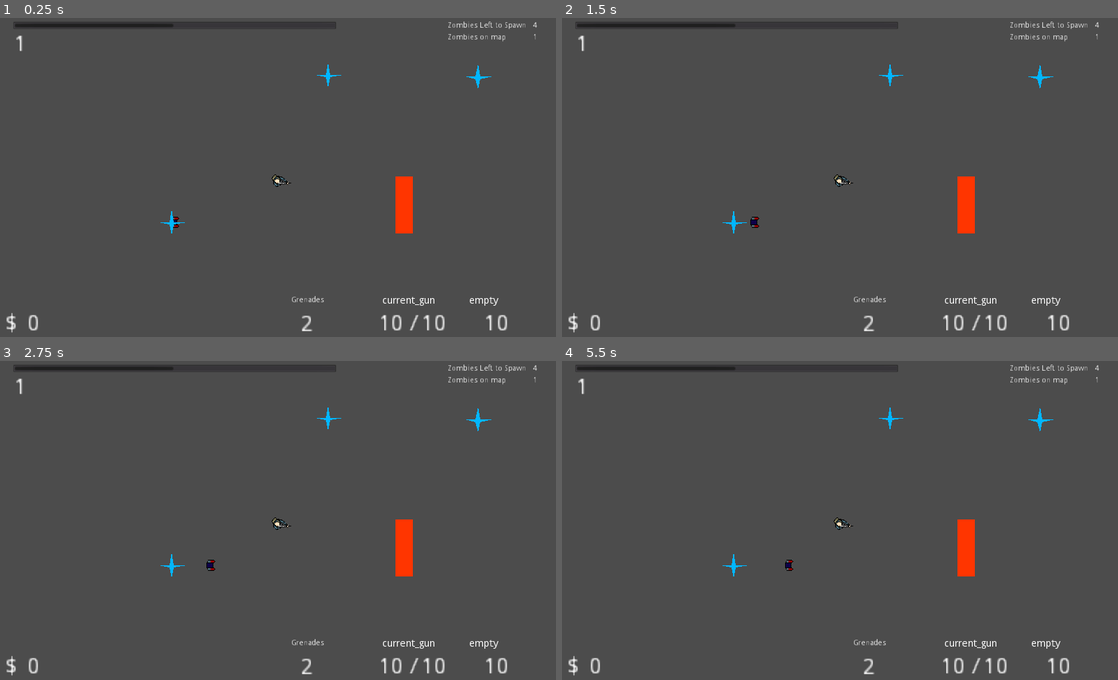
Above: before the commit, frames 1-4 (two rows, left to right).
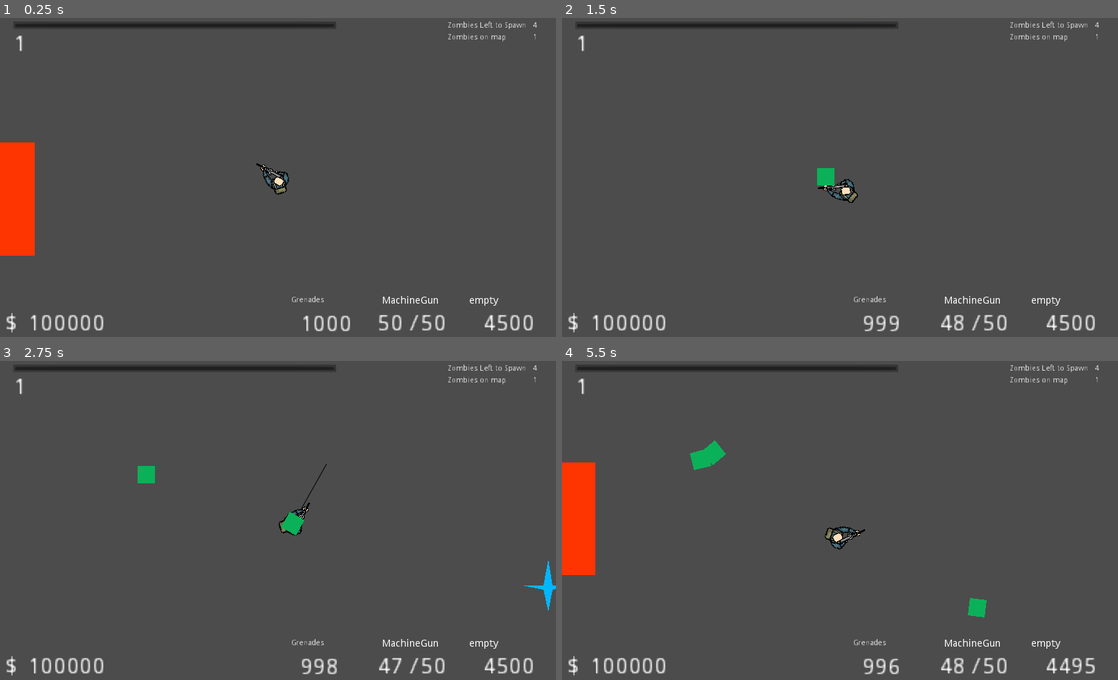
Above: after the commit, the same moments.

Repository: seffa1/ZombieGame
Game: Godot game, scene res://world.tscn
Same seed, same stepped clock (60 frames per second), same inputs: the game is played once before the commit and once after it.
Inputs (mouse positions are in pixels of both pictures, inside the frame that each line leads up to):
- Up to frame 1 (0.25 s): no input
- Up to frame 2 (1.5 s): move the mouse to (962, 164) at 0.52 s; hold D (right) 0.53-1.28 s; hold Space (grenade, bound only after the commit) 0.53-1.28 s; click (962, 164) at 0.67 s; tap G (grenade, bound only before the commit) at 0.8, 1.35 s; move the mouse to (728, 196) at 1.27 s; hold S (down) from 1.28 s (still down); click (728, 196) at 1.42 s
- Up to frame 3 (2.75 s): tap 1 (switch_weapons) at 1.55, 2.1 s; move the mouse to (333, 453) at 2.02 s; release S (down) at 2.03 s; hold D (right) from 2.03 s (still down); hold Space (grenade, bound only after the commit) from 2.03 s (still down); click (333, 453) at 2.17 s
- Up to frame 4 (5.5 s): move the mouse to (812, 590) at 2.77 s; release D (right) at 2.78 s; release Space (grenade, bound only after the commit) at 2.78 s; hold W (up) 2.78-3.53 s; click (812, 590) at 2.85 s; tap G (grenade, bound only before the commit) at 3.05, 4.35, 5.3 s; move the mouse to (1006, 571) at 3.52 s; hold Space (grenade, bound only after the commit) 3.53-4.28 s; hold A (left) 3.53-5.03 s; click (1006, 571) at 3.67 s; tap 1 (switch_weapons) at 3.8 s; tap R (reload) at 4.15 s; move the mouse to (673, 475) at 4.27 s; click (673, 475) at 4.42 s; tap Space (grenade, bound only after the commit) at 4.55 s; move the mouse to (867, 523) at 5.02 s; hold S (down) from 5.03 s (still down); hold E (interact) from 5.03 s (still down); click (867, 523) at 5.17 s

The runs differ from the first frame. In frame 1, 4.4% of the frame differs, in the area x 0-96%, y 1-99%; in frame 2, 2.4%; in frame 3, 2.7%; in frame 4, 4.9%.
Error before the commit: Parse Error: The method "throw_grenade" isn't declared in the current class. (res://Player.gd:136)

Commit message:
added grenade

Diff:
--- a/Grenade.gd
+++ b/Grenade.gd
@@ -21,5 +21,6 @@
 
 
 func _on_hurt_box_body_entered(body):
+	assert(player, "Player not set for this grenade. ")
 	if body.name != "player" and body.has_method("take_damage"):
 		body.take_damage(DAMAGE, player)
--- a/Grenade.tscn
+++ b/Grenade.tscn
@@ -78,14 +78,17 @@
 radius = 320.0
 
 [node name="Grenade" type="RigidBody2D"]
+collision_layer = 256
+collision_mask = 3
 gravity_scale = 0.0
+linear_damp = 1.0
 script = ExtResource( 1 )
 
 [node name="CollisionShape2D" type="CollisionShape2D" parent="."]
-position = Vector2( 32, 32 )
 shape = SubResource( 1 )
 
 [node name="Polygon2D" type="Polygon2D" parent="."]
+position = Vector2( -32, -32 )
 color = Color( 0.0470588, 0.698039, 0.34902, 1 )
 polygon = PoolVector2Array( 64, 0, 64, 64, 0, 64, 0, 0 )
 
@@ -99,7 +102,6 @@
 collision_layer = 8
 
 [node name="CollisionShape2D" type="CollisionShape2D" parent="hurt_box"]
-position = Vector2( 32, 32 )
 shape = SubResource( 4 )
 disabled = true
 
--- a/Player.gd
+++ b/Player.gd
@@ -4,6 +4,7 @@
 signal money_change
 signal gun_change
 signal grenade_change
+signal throw_grenade
 
 # Declare member variables here. Examples:
 # var a = 2
@@ -26,7 +27,7 @@
 
 # Interactable Stuff
 var interactables = []
-var money = 0 setget _set_money
+var money = 100000 setget _set_money
 var gun_slots = []
 var window_repairs_this_round = 0
 var MAX_WINDOW_REPAIRS_PER_ROUND = 8
@@ -39,76 +40,25 @@
 var can_switch_weapons = true
 
 # Grenades
-var MAX_GRENADE_COUNT = 4
+var MAX_GRENADE_COUNT = 1000
 var MIN_GRENADE_CHARGE = 2
-var MAX_GRENADE_CHARGE = 10
+var MAX_GRENADE_CHARGE = 300  # frames
 export onready var grenade : PackedScene = STARTING_GRENADE
-var grenade_count = 0 setget set_grenade
+var grenade_count = 1000 setget set_grenade
 
 var charging_grenade = false
-var charge_counter = 0
-
-
-func set_grenade(_value : int):
-	grenade_count = _value
-	if grenade_count > MAX_GRENADE_COUNT:
-		grenade_count = MAX_GRENADE_COUNT
-	if grenade_count < 0:
-		grenade_count = 0
-	emit_signal("grenade_change", grenade_count)
-
-func equip_gun(_gun: PackedScene):
-	"""
-	Adds an instance of the given gun and removes the old gun from the tree.
-	It also updates a reference of both guns we have available in an array.
-	"""
-	var gun1 = current_gun.instance()
-
-	# We currently have a current gun but no other gun
-	other_gun = current_gun
-
-	# Make the current gun the other gune
-	current_gun = _gun
-
-	# Remove the old gun from the tree
-	for _node in get_children():
-		if _node.get_filename() == other_gun.get_path():
-			remove_child(_node)
-
-	# Add the new gun to the tree
-	var gun2 = current_gun.instance()
-	add_child(gun2)
-
-	# Update the HUD
-	emit_signal("gun_change", gun2.name, gun1.name)
-
-func switch_weapons():
-	if not can_switch_weapons:
-		return
-
-	if not other_gun:
-		print("You dont have another gun. ")
-		return
-
-	can_switch_weapons = false
-	$SwitchWeaponTimer.start(SWITCH_WEAPON_TIMER)
-
-	var gun_to_equip = other_gun.instance()
-	var temp = current_gun
-	current_gun = other_gun
-	other_gun = temp
-
-	# Remove the old gun
-	for _node in get_children():
-		if _node.get_filename() == temp.get_path():
-			remove_child(_node)
-
-	# Add the old gun
-	add_child(gun_to_equip)
-
-	# Update the HUD
-	emit_signal("gun_change", gun_to_equip.name, temp.instance().name)
-
+var can_add_grenade_charge = true
+var grenade_charge_count = 0
+var grenade_charge_velocity = Vector2.ZERO
+
+func _draw():
+	draw_line((grenade_charge_velocity * grenade_charge_count * 3).rotated(-rotation), Vector2(), Color(0,0,0), 1, true)
+
+#	if charging_grenade:
+#		print("Here")
+#		draw_line(global_position, get_global_mouse_position(), Color(0,0,0), 1, true)
+#	else:
+#		print("Dont draw line")
 
 func _ready():
 	emit_signal("health_change", (float(health) / float(MAX_HEALTH) * 100))
@@ -120,11 +70,10 @@
 	emit_signal("gun_change", gun.name, "empty")
 	add_child(gun)
 
-
-
-
 # Called every frame. 'delta' is the elapsed time since the previous frame.
 func _physics_process(delta):
+	update()
+
 	find_closest_navigation_node()
 	if can_heal and health < MAX_HEALTH:
 		heal()
@@ -133,7 +82,7 @@
 		charge_grenade()
 
 	if Input.is_action_just_released("grenade"):
-		throw_grenade()
+		throw_grenade(grenade_charge_count, grenade_charge_velocity)
 
 	if Input.is_action_pressed("interact"):
 		if len(interactables) > 0:
@@ -155,15 +104,109 @@
 	velocity = move_and_slide(velocity.normalized() * movement_speed)
 
 func charge_grenade():
-	if grenade_count == 0:
+	# On the first call, we create the grenade and attach it to ourselves
+	if not charging_grenade:
+		if grenade_count == 0:
+			return
+		charging_grenade = true
+		grenade_count -=1
+		emit_signal("grenade_change", grenade_count)
+		var g = grenade.instance()
+		g.player = self
+		add_child(g)
+
+	# On calls while we are charging the grenade
+	else:
+		update()  # For drawing
+		# We need to manually move the grenade
+		var g = get_node("Grenade")
+		# If the grenade blew up in our hands
+		if g == null:
+			grenade_charge_count = 0
+			grenade_charge_velocity = Vector2.ZERO
+			return
+
+		# Do we actually need this?
+		grenade_charge_count += 1
+		grenade_charge_count = min(grenade_charge_count, MAX_GRENADE_CHARGE)
+		grenade_charge_velocity = (get_global_mouse_position() - global_position).normalized()
+
+
+func throw_grenade(grenade_charge_count : int, velocity : Vector2):
+	# Launch the grenade in the given direction
+
+	var g = get_node("Grenade")
+
+
+	# If the grenade blew up in our hands
+	if g == null:
+		grenade_charge_count = 0
+		grenade_charge_velocity = Vector2.ZERO
 		return
-	grenade_count -=1
-	emit_signal("grenade_change", grenade_count)
-	var g = grenade.instance()
-	g.player = self
-	var world = get_node('/root/World')
-	g.position = global_position
-	world.add_child(g)
+
+	remove_child(g)
+
+	emit_signal("throw_grenade", grenade, global_position, grenade_charge_velocity, grenade_charge_count, self)
+
+	# clean up
+	grenade_charge_count = 0
+	grenade_charge_velocity = Vector2.ZERO
+	update()  # Calls draw again so the charging line disappears
+	charging_grenade = false
+
+
+
+func equip_gun(_gun: PackedScene):
+	"""
+	Adds an instance of the given gun and removes the old gun from the tree.
+	It also updates a reference of both guns we have available in an array.
+	"""
+	var gun1 = current_gun.instance()
+
+	# We currently have a current gun but no other gun
+	other_gun = current_gun
+
+	# Make the current gun the other gune
+	current_gun = _gun
+
+	# Remove the old gun from the tree
+	for _node in get_children():
+		if _node.get_filename() == other_gun.get_path():
+			remove_child(_node)
+
+	# Add the new gun to the tree
+	var gun2 = current_gun.instance()
+	add_child(gun2)
+
+	# Update the HUD
+	emit_signal("gun_change", gun2.name, gun1.name)
+
+func switch_weapons():
+	if not can_switch_weapons:
+		return
+
+	if not other_gun:
+		print("You dont have another gun. ")
+		return
+
+	can_switch_weapons = false
+	$SwitchWeaponTimer.start(SWITCH_WEAPON_TIMER)
+
+	var gun_to_equip = other_gun.instance()
+	var temp = current_gun
+	current_gun = other_gun
+	other_gun = temp
+
+	# Remove the old gun
+	for _node in get_children():
+		if _node.get_filename() == temp.get_path():
+			remove_child(_node)
+
+	# Add the old gun
+	add_child(gun_to_equip)
+
+	# Update the HUD
+	emit_signal("gun_change", gun_to_equip.name, temp.instance().name)
 
 func find_closest_navigation_node():
 	# For each room we are in, check the distance to each navigation node in that room
@@ -176,6 +219,14 @@
 				distance_to_node = distance
 				closest_navigation_node = navigation_node
 
+func set_grenade(_value : int):
+	grenade_count = _value
+	if grenade_count > MAX_GRENADE_COUNT:
+		grenade_count = MAX_GRENADE_COUNT
+	if grenade_count < 0:
+		grenade_count = 0
+	emit_signal("grenade_change", grenade_count)
+
 func _set_money(_amount):
 	money = _amount
 	emit_signal("money_change", money)
@@ -190,7 +241,7 @@
 		velocity += Vector2(0, -1)
 	if Input.is_action_pressed("down"):
 		velocity += Vector2(0, 1)
-	return velocit
+	return velocity
 func heal():
 	can_heal = false
 	health += 1
--- a/Player.tscn
+++ b/Player.tscn
@@ -71,7 +71,7 @@
 
 [node name="Camera2D" type="Camera2D" parent="."]
 current = true
-zoom = Vector2( 4, 4 )
+zoom = Vector2( 2, 2 )
 smoothing_enabled = true
 
 [node name="RoomDetector" type="Area2D" parent="."]
--- a/Zombie.gd
+++ b/Zombie.gd
@@ -313,10 +313,6 @@
 
 	chosen_dir = chosen_dir.normalized()
 
-
-
-
-
 	# This happens if our target is on the other side of a wall
 	# so we 'push' him away from the wall for a second
 	var targetVector = (targetPosition - global_position).normalized()
--- a/project.godot
+++ b/project.godot
@@ -70,12 +70,12 @@
 "events": [ Object(InputEventKey,"resource_local_to_scene":false,"resource_name":"","device":0,"alt":false,"shift":false,"control":false,"meta":false,"command":false,"pressed":false,"scancode":0,"physical_scancode":49,"unicode":0,"echo":false,"script":null)
 , Object(InputEventMouseButton,"resource_local_to_scene":false,"resource_name":"","device":0,"alt":false,"shift":false, …(202 unchanged characters)…
 , Object(InputEventMouseButton,"resource_local_to_scene":false,"resource_name":"","device":0,"alt":false,"shift":false, …(202 unchanged characters)…
-, Object(InputEventKey,"resource_local_to_scene":false,"resource_name":"","device":0,"alt":false,"shift":false,"control":false,"meta":false,"command":false,"pressed":false,"scancode":0,"physical_scancode":32,"unicode":0,"echo":false,"script":null)
+, Object(InputEventKey,"resource_local_to_scene":false,"resource_name":"","device":0,"alt":false,"shift":false,"control":false,"meta":false,"command":false,"pressed":false,"scancode":0,"physical_scancode":81,"unicode":0,"echo":false,"script":null)
  ]
 }
 grenade={
 "deadzone": 0.5,
-"events": [ Object(InputEventKey,"resource_local_to_scene":false,"resource_name":"","device":0,"alt":false,"shift":false,"control":false,"meta":false,"command":false,"pressed":false,"scancode":0,"physical_scancode":71,"unicode":0,"echo":false,"script":null)
+"events": [ Object(InputEventKey,"resource_local_to_scene":false,"resource_name":"","device":0,"alt":false,"shift":false,"control":false,"meta":false,"command":false,"pressed":false,"scancode":0,"physical_scancode":32,"unicode":0,"echo":false,"script":null)
  ]
 }
 
@@ -89,6 +89,7 @@
 2d_physics/layer_6="room"
 2d_physics/layer_7="navigation_node"
 2d_physics/layer_8="interactables"
+2d_physics/layer_9="grenade"
 
 [physics]
 
--- a/world.gd
+++ b/world.gd
@@ -93,3 +93,14 @@
 	add_child(b)
 	b.init(_damage, _player_shooting)
 	b.start(_position, _direction)
+
+
+func _on_Player_throw_grenade(grenade, player_position, velocity, charge_amount, _player):
+	print("Grenade emited")
+	var g = grenade.instance()
+	add_child(g)
+	print(player_position)
+	g.global_transform.origin = player_position
+	g.player = _player
+	print(velocity)
+	g.apply_impulse(player_position, velocity * charge_amount * 10)
--- a/world.tscn
+++ b/world.tscn
@@ -27,7 +27,7 @@
 [node name="ZombieManager" parent="." instance=ExtResource( 4 )]
 
 [node name="Player" parent="ZombieManager" instance=ExtResource( 2 )]
-position = Vector2( -896, 416 )
+position = Vector2( 992, 526 )
 collision_mask = 35
 STARTING_GUN = ExtResource( 15 )
 STARTING_GRENADE = ExtResource( 17 )
@@ -223,6 +223,7 @@
 [connection signal="gun_change" from="ZombieManager/Player" to="HUD" method="_on_Player_gun_change"]
 [connection signal="health_change" from="ZombieManager/Player" to="HUD" method="_on_Player_health_change"]
 [connection signal="money_change" from="ZombieManager/Player" to="HUD" method="_on_Player_money_change"]
+[connection signal="throw_grenade" from="ZombieManager/Player" to="." method="_on_Player_throw_grenade"]
 
 [editable path="ZombieManager/Player"]
 [editable path="SpawnManager"]
